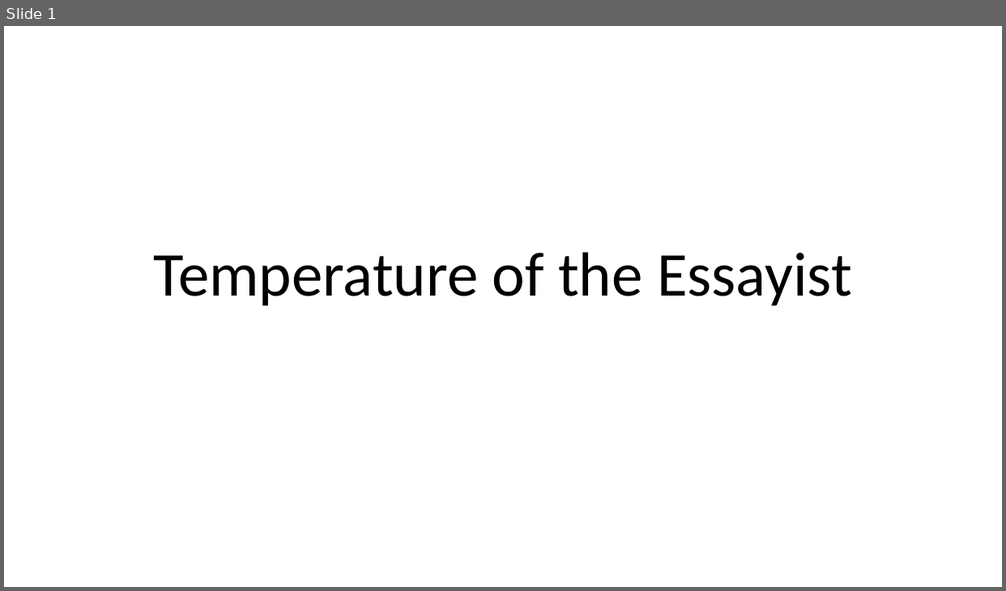
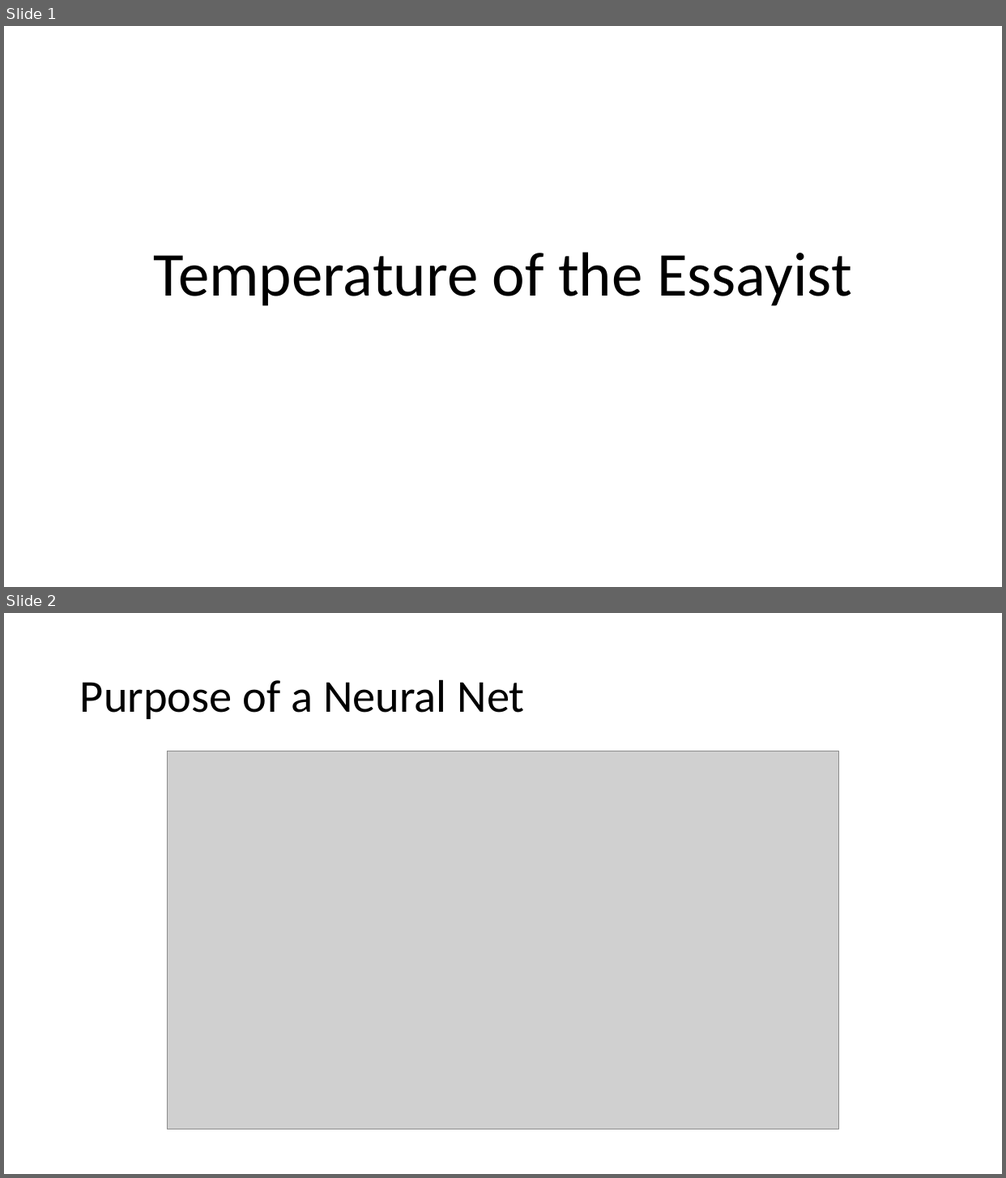
Before and after one commit to casonwight/temperature-of-the-essayist, a slide deck: presentation/Temperature of the Essayist.pptx. Shown one above the other, each under a label of ours: slide 1 before the commit, slides 1 and 2 after it. The pictures are 1006x591 and 1006x1178 pixels, drawn with LibreOffice and Linux fonts; fonts in the diff are those of the drawing; grey boxes stand for pictures. Boxes give left, top, right and bottom in pixels: in the first picture for what was removed or moved away, otherwise in the second. Text is boxed around its words. In the diff, an @@ line names an element or a change of style, - is before the commit and + after.

```diff
--- a/presentation/Temperature of the Essayist.pptx
+++ b/presentation/Temperature of the Essayist.pptx
@@ slide 2 added at (4, 613, 1002, 1174), background #FFFFFF @@
@@ title added at (80, 679, 525, 719), 44 pt, text #000000 @@
+Purpose of a Neural Net
@@ picture added at (167, 752, 839, 1130) @@
```
Also in this commit, not shown: 13 other files.
